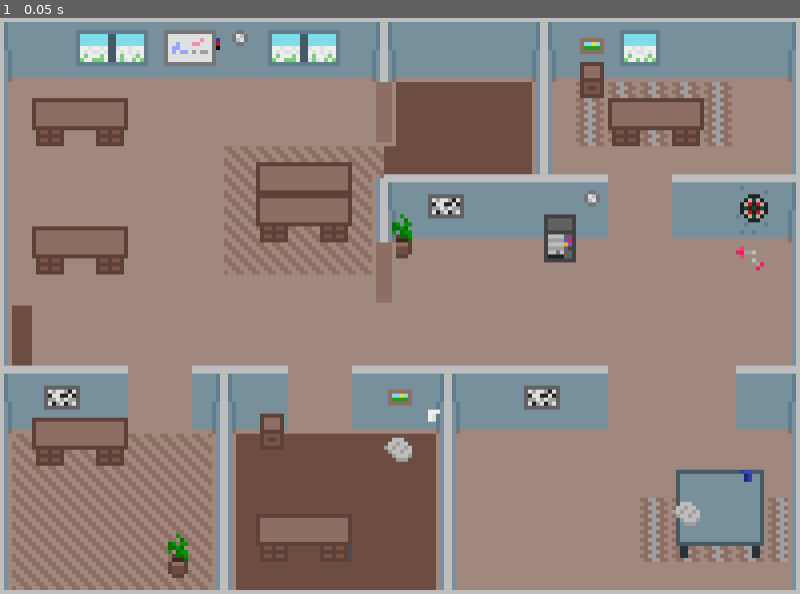
Above: before the commit, frame 1.
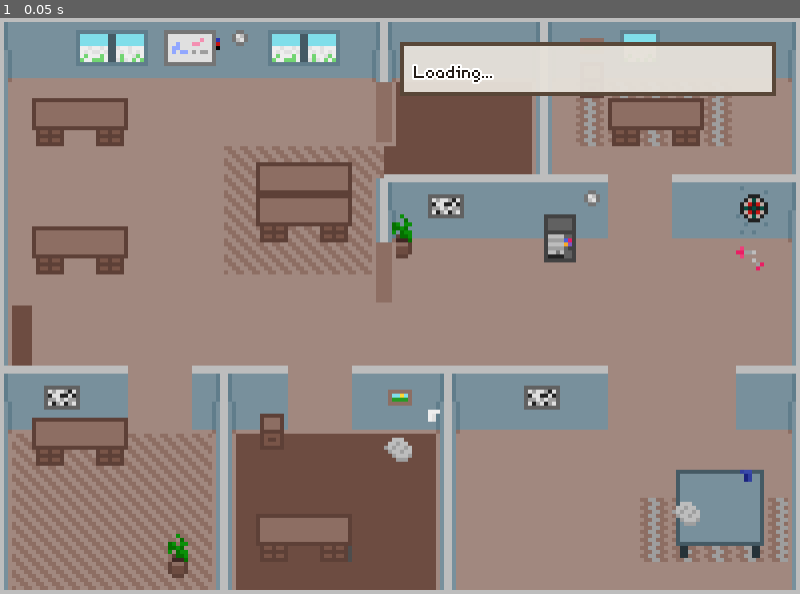
Above: after the commit, the same moment.

Repository: einord/agent-office
Game: Godot game, scene res://scenes/main.tscn
The game is run twice, just before and just after one commit, with the same random seed, the same clock (stepped at 60 frames per second) and the same inputs.
Inputs:
- Up to frame 1 (0.05 s): no input

The runs differ from the first frame. In frame 1, 4.2% of the frame differs, in the area x 50-97%, y 4-14%.

Commit message:
feat: add user stats overlay in GUI
Add a compact overlay in the top-right corner showing active users
with their session and agent counts. Features:

- Backend broadcasts user_stats via WebSocket on agent spawn/remove
  and periodically every 5 seconds
- GUI displays overlay with whiteboard-style appearance
- Dynamic font scaling using pixel-perfect sizes (16/32/64px)
- Shows active/inactive indicator, session count, and agent count

Closes #17

Diff:
--- a/gui/agent-office/scenes/game.gd
+++ b/gui/agent-office/scenes/game.gd
@@ -9,6 +9,9 @@
 @onready var _agents_container: Node2D = $Tilemap/Agents
 var _agent_queue: Array = []  # FIFO queue of agents
 var _agents_by_id: Dictionary = {}  # Maps external ID to agent instance
+
+## Reference to the user stats overlay (set via set_user_stats_overlay)
+var _user_stats_overlay: Node = null
 
 # WebSocket client for backend communication
 var _socket: WebSocketPeer = WebSocketPeer.new()
@@ -139,6 +142,8 @@
 			_handle_remove_agent(payload)
 		"sync_complete":
 			_handle_sync_complete(payload)
+		"user_stats":
+			_handle_user_stats(payload)
 		_:
 			push_warning("Unknown WebSocket message type: " + msg_type)
 
@@ -229,6 +234,15 @@
 		if is_instance_valid(agent) and agent.current_state != agent.AgentState.LEAVING:
 			print("sync_complete: Removing stale agent: ", agent_id)
 			agent.change_state(agent.AgentState.LEAVING)
+
+## Handles the user_stats message from the backend.
+func _handle_user_stats(payload: Dictionary) -> void:
+	if _user_stats_overlay != null and is_instance_valid(_user_stats_overlay):
+		_user_stats_overlay.update_stats(payload)
+
+## Sets the reference to the user stats overlay node.
+func set_user_stats_overlay(overlay: Node) -> void:
+	_user_stats_overlay = overlay
 
 ## Sends an acknowledgment message to the backend.
 func _send_ack(command: String, agent_id: String, success: bool) -> void:
--- /dev/null
+++ b/gui/agent-office/scenes/main.gd
@@ -0,0 +1,16 @@
+extends Control
+
+## Main scene controller that connects Game with UI overlays.
+
+@onready var _game: Node2D = $AspectRatioContainer/SubViewportContainer/SubViewport/Game
+@onready var _user_stats_overlay: PanelContainer = $UILayer/UserStatsOverlay
+
+func _ready() -> void:
+	# Connect the user stats overlay to the game
+	if _game != null and _user_stats_overlay != null:
+		_game.set_user_stats_overlay(_user_stats_overlay)
+	else:
+		if _game == null:
+			push_error("Main: Could not find Game node")
+		if _user_stats_overlay == null:
+			push_error("Main: Could not find UserStatsOverlay node")
--- a/gui/agent-office/scenes/main.tscn
+++ b/gui/agent-office/scenes/main.tscn
@@ -1,6 +1,8 @@
-[gd_scene format=3 uid="uid://t4epysr54odf"]
+[gd_scene load_steps=4 format=3 uid="uid://t4epysr54odf"]
 
 [ext_resource type="PackedScene" uid="uid://b88kgwuugd6if" path="res://scenes/game.tscn" id="1_game"]
+[ext_resource type="PackedScene" uid="uid://cuser_stats_overlay" path="res://scenes/user_stats_overlay.tscn" id="2_overlay"]
+[ext_resource type="Script" path="res://scenes/main.gd" id="3_main"]
 
 [node name="Main" type="Control" unique_id=52458885]
 layout_mode = 3
@@ -9,6 +11,7 @@
 anchor_bottom = 1.0
 grow_horizontal = 2
 grow_vertical = 2
+script = ExtResource("3_main")
 
 [node name="AspectRatioContainer" type="AspectRatioContainer" parent="."]
 layout_mode = 1
@@ -31,7 +34,7 @@
 size_2d_override_stretch = true
 render_target_update_mode = 4
 
-[node name="Game" parent="AspectRatioContainer/SubViewportContainer/SubViewport" unique_id=148765033 instance=ExtResource("1_game")]
+[node name="Game" parent="AspectRatioContainer/SubViewportContainer/SubViewport" unique_name_in_owner=true instance=ExtResource("1_game")]
 
 [node name="UILayer" type="Control" parent="." unique_id=1033649464]
 texture_filter = 1
@@ -42,3 +45,6 @@
 grow_horizontal = 2
 grow_vertical = 2
 mouse_filter = 2
+
+[node name="UserStatsOverlay" parent="UILayer" unique_name_in_owner=true instance=ExtResource("2_overlay")]
+layout_mode = 1
--- /dev/null
+++ b/gui/agent-office/scenes/user_stats_overlay.gd
@@ -0,0 +1,93 @@
+extends PanelContainer
+
+## Displays user statistics overlay in the top-right corner.
+## Shows active users with their session and agent counts.
+## Dynamically scales based on window size.
+
+@onready var _stats_label: Label = $MarginContainer/StatsLabel
+@onready var _margin_container: MarginContainer = $MarginContainer
+
+## Active indicator (green circle)
+const ACTIVE_INDICATOR := "●"
+## Inactive indicator (gray circle)
+const INACTIVE_INDICATOR := "○"
+
+## Pixel-perfect font sizes (Axolotl font works best at multiples of 16)
+const FONT_SIZES := [16, 32, 64]
+const BASE_MARGIN := 16
+const BASE_WINDOW_WIDTH := 1200.0
+
+var _label_settings: LabelSettings
+
+func _ready() -> void:
+	# Create our own LabelSettings so we can modify font_size dynamically
+	_label_settings = LabelSettings.new()
+	var font = load("res://assets/fonts/Axolotl.ttf")
+	if font:
+		_label_settings.font = font
+	_label_settings.font_size = 32
+	_label_settings.font_color = Color(0.15, 0.12, 0.1, 1.0)  # Dark brown text
+	_label_settings.outline_size = 0  # No outline on light background
+
+	if _stats_label:
+		_stats_label.label_settings = _label_settings
+
+	# Connect to window resize
+	get_tree().root.size_changed.connect(_on_window_resized)
+	_on_window_resized()
+
+func _on_window_resized() -> void:
+	var window_size = get_viewport().get_visible_rect().size
+	var scale_factor = window_size.x / BASE_WINDOW_WIDTH
+
+	# Pick pixel-perfect font size based on window width
+	var font_size: int
+	var outline_size: int
+	if scale_factor < 0.6:
+		font_size = 16
+		outline_size = 4
+	elif scale_factor < 1.3:
+		font_size = 32
+		outline_size = 8
+	else:
+		font_size = 64
+		outline_size = 16
+
+	if _label_settings:
+		_label_settings.font_size = font_size
+		_label_settings.outline_size = outline_size
+
+	# Scale margins proportionally
+	if _margin_container:
+		var margin = int(BASE_MARGIN * scale_factor)
+		margin = clampi(margin, 8, 32)
+		_margin_container.add_theme_constant_override("margin_left", margin)
+		_margin_container.add_theme_constant_override("margin_top", margin)
+		_margin_container.add_theme_constant_override("margin_right", margin)
+		_margin_container.add_theme_constant_override("margin_bottom", margin)
+
+## Updates the overlay with new user stats data.
+## @param data - Dictionary with 'users' array and 'totals' object
+func update_stats(data: Dictionary) -> void:
+	if _stats_label == null:
+		return
+
+	var users = data.get("users", [])
+	if users.is_empty():
+		_stats_label.text = "No users"
+		return
+
+	var lines: Array[String] = []
+
+	for user in users:
+		var display_name = user.get("displayName", "Unknown")
+		var session_count = user.get("sessionCount", 0)
+		var agent_count = user.get("agentCount", 0)
+		var is_active = user.get("isActive", false)
+
+		# Format: ● Name     2s  4a
+		var indicator = ACTIVE_INDICATOR if is_active else INACTIVE_INDICATOR
+		var line = "%s %s  %ds  %da" % [indicator, display_name, session_count, agent_count]
+		lines.append(line)
+
+	_stats_label.text = "\n".join(lines)
--- /dev/null
+++ b/gui/agent-office/scenes/user_stats_overlay.tscn
@@ -0,0 +1,34 @@
+[gd_scene load_steps=3 format=3 uid="uid://cuser_stats_overlay"]
+
+[ext_resource type="Script" path="res://scenes/user_stats_overlay.gd" id="1_script"]
+
+[sub_resource type="StyleBoxFlat" id="StyleBoxFlat_panel"]
+bg_color = Color(0.9, 0.88, 0.85, 0.95)
+border_width_left = 4
+border_width_top = 4
+border_width_right = 4
+border_width_bottom = 4
+border_color = Color(0.35, 0.28, 0.22, 1.0)
+corner_radius_top_left = 0
+corner_radius_top_right = 0
+corner_radius_bottom_right = 0
+corner_radius_bottom_left = 0
+
+[node name="UserStatsOverlay" type="PanelContainer"]
+anchors_preset = 1
+anchor_left = 1.0
+anchor_right = 1.0
+offset_left = -400.0
+offset_top = 24.0
+offset_right = -24.0
+grow_horizontal = 0
+size_flags_vertical = 0
+theme_override_styles/panel = SubResource("StyleBoxFlat_panel")
+script = ExtResource("1_script")
+
+[node name="MarginContainer" type="MarginContainer" parent="."]
+layout_mode = 2
+
+[node name="StatsLabel" type="Label" parent="MarginContainer"]
+layout_mode = 2
+text = "Loading..."
Not shown, changed: backend/src/auth/token-manager.ts
Not shown, changed: backend/src/types.ts
Not shown, changed: backend/src/websocket/server.ts
